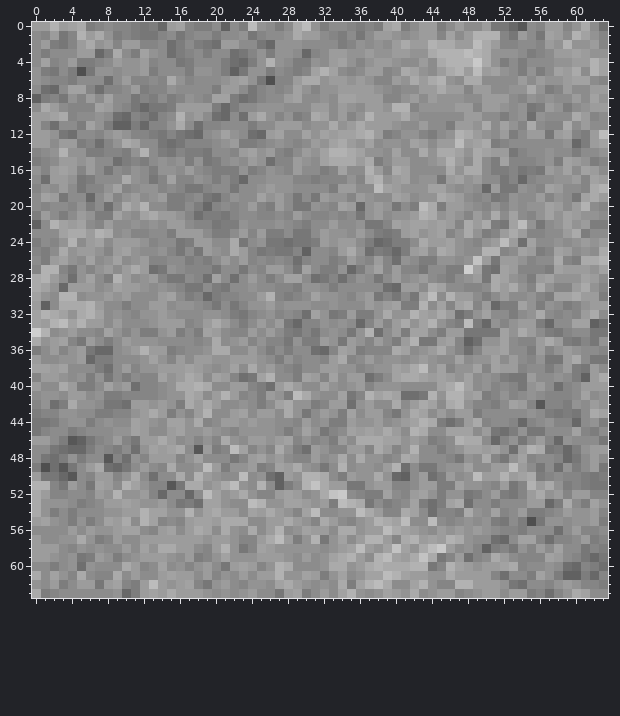
One commit to this pixel-art sprite: data/gfx/terrain/granite_floor1.png. Above: the version before the commit.
The file is 64x64 pixels. Colours within 5 levels of each other are drawn and written as one.
After the commit:
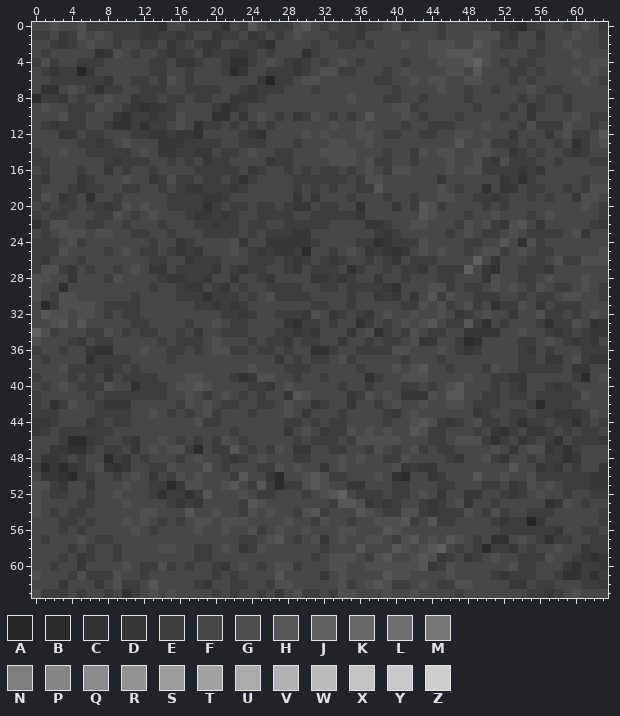
Palette (. is transparent): A #252525  B #2b2b2b  C #313131  D #373737  E #3d3d3d  F #474747  G #4f4f4f  H #575757  J #616161  K #686868  L #6f6f6f  M #777777  N #7d7d7d  P #858585  Q #8c8c8c  R #939393  S #9c9c9c  T #a2a2a2  U #aaaaaa  V #b2b2b2  W #bcbcbc  X #c3c3c3  Y #c9c9c9  Z #cfcfcf
From old to new:
Changed rows in their new state; - is an unchanged pixel.
first column x 0:
 0 FFGFFGEEEEEEDDCFFEEEECFEHFEEEGHFEFEEDEEFGDEFFEFFFFFDDCBEEFFEFGFD
 1 EEFDEGFGFEEEDDEEDEFFDEEFDEFEFGFFFEEEDFFFFFFFFEFFFGGGEDFFDFFFGFFE
 2 FFEDEFGFFEFFEEFDEFEDDFFEEDCFFFFEFFEEFEFFFGFFGGGFFHGFEEFFEFFGFFFE
 3 FEFFFFFCDGFEFFEDEEFDEEDDEFEFFFCEFFFFFFFFFFFFGGHHHGGFFFFEEFFFGFFF
 4 EGEFFEEEFFFFFEEFDDEFFECCEFGFEDEFEFGFEFFFFEFFFGGGHJGFEFEEFFFFFFGG
 5 FEDEEADFFFFFFEEFFEFFFEBDFFEEEDEFGGEEFFFEFGFFFFGGFHFFFEEFEFFFGFGF
 6 FFEEEEEEDFFEEFEGFEFFFFFFFDAEEFGGFFFFFFEEFFGFGGFFGGFFFEFEFFFFFGFE
 7 FCCFGFECEEFFEEEFFEEEEFFEDEEEFFFEFFFFFFFFEFFFFGFFEFFEFFFGFEEFFFFF
 8 BEEDFEFFGFFDEEFEEFEEFFDDDEFFFFFFFFFGFFFEEFFEFFFFEFFFFFEFEFFEFFFF
 9 FGFFEEEGFFEDCDDEFFFFECDEFFFFFFFFFFFFFFFFGGEFFFFFFEFFFEFDEFFEFFFF
10 FFFGEEFFFDCEEDEEGFFFCCFDFGFEFDEGFEFEFHFFFGFEFFFEFFFFEFFDFFFFGFEE
11 FEDEEEFFECCECEEFGFCEEFEFEFEFFFFFFGFFGFFFFEFFEEEFFFGFFFEGEEEGFFEF
12 FFFDDFEEFFFEEDDEDDCFFFFEDCFFFFGFGFFFGGFEEFFEEFFGGFFFFDFFFDFGEEFH
13 FFFFFEEDEFGFFFDDDEEEEFFEEEFFFEFFFGGFFGFFFFFFFFFHFFGEEEFEFFEFCEFG
14 EFFGFFEEEEEFGFDDEEDDFEEFGFFEEFFFGGGGFFFEFFEGFGGFFGGFFDEFEFFEDEFF
15 EEFFFFFFEDEEEFFEFEFDEEFFFFDEEFFFFGGGFGEEFFEFFFGFFGEDGEEEFFEFFFEE
16 FEFFFEFFDFEFFEFFFFEEEEEFDEFFEFEFEEFEFGFEGGFFFFGFGGEEEEDEDFFFFFFF
17 EDFFFDEFFFGFFDEGEEFEEFECEFFFFEEEEEEFEGGFFFFFFDFFFFFFDECEFFFFFEFF
18 EFFFEDEEFFEEFFEFEDDEEEDEFFFFFEFEFEFFEEHFFFFFFGFEFFCFDDFEEFFEFEGG
19 EGFDEFCFFEFFFFFEEEEDDEFFFFFFFDFDFFFEFFFEFFEFFGGFFEEDEFFEFEFFDGGF
20 FEFEEFEEDEGFGFFEEEECEFEEFEEFEDDFEEFFCFFFDFEHGEFFFFEFEFFFFFFFFGFE
21 EFEEFFFEEGFEFGFFFEDDEDEFFEEEEFFEEEEEDFFFFFFHGFFFEFFGFFFEFGFFFFFE
22 CEGGFFEEFFEFFFEFFFEEDEEFEEFFEEEEEFFFFDDEFFGGFFFEGFGEDGHFDFFFFFED
23 FEFGGGFGGFFEEFFEFFFEEEEFEFEEEDDFFFFFFFEDEFFFFFEFGFEEFGFEEEEFGDFF
24 EEEFGEFFFFFFFEFFDEFFFFGDFFDDDDDEFFFFEECDEEEGFFFFEEFFHFCGEFFFFFFF
25 EEEGFFFFEFGFEEFEDEDFFFGFEDEDDEBFFEFGFDEDCDFGFGFFEFGGEFGFEEFFFFFG
26 EDFFFEFFFFFFFEEFFDEEEFFFEEEFEDEFEDEFFEFEDFEEEFFFFJFDFFFEEFGEEGGG
27 EGGEDFEFFEFGFDDFEEEEDFEDEEFFEDFEEEFCEFFEFEEDFEEEJFDCFFEEEDFFFFFF
28 GGFFDFFFEGFFFFEDDEEDFFDFFEDFFFFDDEDEFFDFFEFFFEEFFFDGFFEEFGFFFGFF
29 GFFCFFFFFFFFFEFFEDDFEDFEFFEEEEFFEEFEEEEDCFFFGGEFEEFGFGFEGFEEFGFE
30 GFEGGFFFFFFEFFFFEEECEEEFEFGEEEEFFFFEFFDEDFDFHEGFFEEEFFEFEEFGGFFE
31 FBEGGGGFEEEEFFFFFFEEDEDEFFFFFFFEEFFEFFFFFEEGFGEFGEFCEEGFDFEEEFFF
32 FHGGFGGFEFEEFFFFFFFFFEEDEFFEEEDGFDEFEDFGFFGFFGFDEFGFFDFFGEEFEFGF
33 FFGHFHFFFFFEEFFFFEFFGFEEFFFFDCEEFEFFCEFEFGFGHFEEHECFEFFFECEEGFCD
34 JGEFFFEEGFEFEEFFEFDFFEEEFFFEEDEDFFFDFGCEFEGFEEFFDDDDFFGFFEDEFEDD
35 GFFFEDFEEFFFFFEFEEEFGFFFEFEEDFEEFFDFFEFEEFGDDFFEBCFFFFEEFGFEDEDF
36 EFFEFFDCCFFFGFFEEFEFGGEEFEEFEFFCCEFFEEEEGGFFFGFEDEFFFFEDFEFFFEEE
37 FEFFFFCEEEEFFFFEFFFFFFFFFFFDFEFEEFGEFFFFFEFFFEFFFFFFFFEEFDDFGEDD
38 FFFGEEEEDEFEFFFFFFFFFFFFGFFFEEEFFFFFEFFFGFGHFFEFFFEGFFEEEEEFDDFF
39 EFFFEFEFDFEEEEFFFGGFFFECDGGFFEFFEFFFFCEFFGGGFFFFGFFEEDDFFFFFEBFG
40 FEFGFEEEGFFCEEEFGGHGFFFFEEDFGFFFFFEFFEFFFEEFEFGHFFFEFEDFFEDEFFFF
41 EFFFFFEFEEEEEEEFFGFEFGFEFEFFDHGFFFFDEGFGFDDDGFHHFFEEFEEFEEEEEGFF
42 EFCEGFFEDDDFFFFFEGFGFEEFFEEFGFFDEFFDFFEFGFFGFFGGFEEEFFFEBEEEFFFF
43 EEEFFFFEEEEFFGFEFEFGEFFFEFFFGFDFFFEFFFFEDFGFFFFFFDEFFEEFEEDDDEGF
44 DDEFFFDEFEEFFFFFFFGEEFFFFFFFEEFEFEEFFFFEFFGHGEDEFGEEFECEEFEECEFE
45 DEFEEEEEEFFFFFFFFFFFFFEFFFFFDFGFDEEGFGFGFFHGEEFFFEFDCEFDDEFEFEEF
46 FFFEBBDEFFEDFFGFEFEFEGFEFFFFFEFEEEFEGGGGGFFFEEFGGGECEFDEFECFEEED
47 FFDDCCEFEEFDFGFGGEBFEEHFEFEGFDDFFEEFFEGFEFGEFEEFFFFGFDFGGDECEFFF
48 FDDEFEFFBEDFEFFFEFGFFEDEFGFFFEEFFFGFGFFEEGFFFFEDFFGEDFFEFEECDFFF
49 EBDBDEFGDCDFFEEGFFFHFEFFFEEGFGFFDFGFFFFFGDEDDFFFFFFFFHFFDEDFEFFD
50 FDDCBEEFFEFGFDFEGFGFFFEHFFDBFFGHGEEFFFGFCBFFDEFFFHFFGFFGEEEEEEDD
51 GGEDFFDFFFGFFEEBDGGFFGHFEHEBEEGHGFFDDFFFEEFFFEEFFFEEFDEGFGFEEEDD
52 GFEEFFEFFGFFFECEECEHFFFGFEEFFFEFGHJFEEEFEEFGFDFFDDFFEDEFGFFEFFEE
53 GFFFFEEFFFGFFFFEDEDFFFFEHGFFFFFFFEHHGDEDEFFEDEFGDFFEFFFFFCDGFEFF
54 GFEFEEFFFFFFGGFFFHFFGFFEGFGFFEGHEFFFHGFEEGGEDEEEGFEGEFFEEEFFFFFE
55 FFFEEFEFFFGFGFEFEFGGFGGGFFFFGFFEGFFEFFGGGHEFHEEFFFFEDEEADFFFFFFE
56 FFFEFEFFFFFGFEFFFFGFFGFFGEFGFFGFFFGGFFFHGFFFFFFFFFFFEEEEEEDFFEEF
57 FEFFFGFEEFFFFFFFFFFFFFFEEFGHFEFGDFGFFGGFEGHFGFHGFEFCCFGFECEEFFEE
58 FFFFEFEFFEFFFFGGFFEEFGFDEGFFFFFFEFFFHFFFHGFGHJFEFEBEEDFEFFGFFDEE
59 FFFEFDEFFEFFFFFFFFEEFFFFFFFFFFFEFGGGFEGHFFGHGDEFDEFGFFEEEGFFEDCD
60 FFEFFDFFFFGFEEGEFEFFEDFGFEFGGEFFFGGFFGGGGGGHDEGFFFFFFGEEFFFDCEED
61 GFFFEGEEEGFFEFFFFFFFEFEFFFFHFFFFDFGFFFFHGGFFFFGFFFFEDEEEFFECCECE
62 FFFDFFFDFGEEFHFFFFEDFFEEFFEGGFFFFFGEFGHGEEFGFEEGGFFFFDDFEEFFFEED
63 GEEEFEFFEFCEFGFGFFFFEFEFFEFDFGEEFEGGFFFGFFGFFFFEFFFFFFFEEDEFGFFF
Changed places in both pictures, as pixel boxes (x1, y1, x2, y2):
changed: (32, 22, 608, 598)
